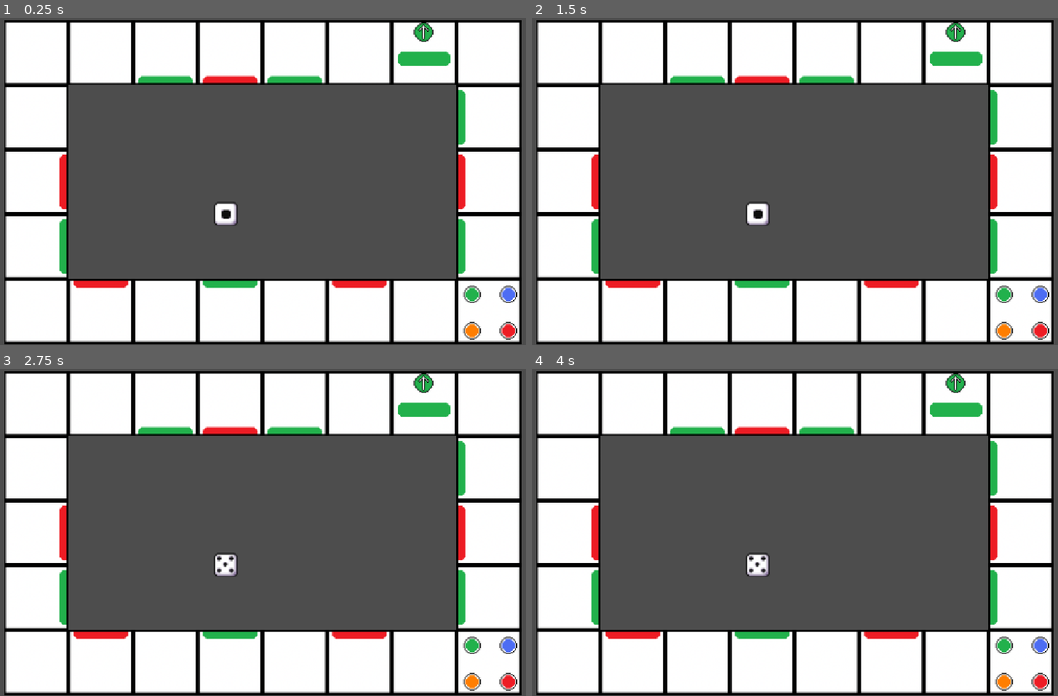
Above: before the commit, frames 1-4 (two rows, left to right).
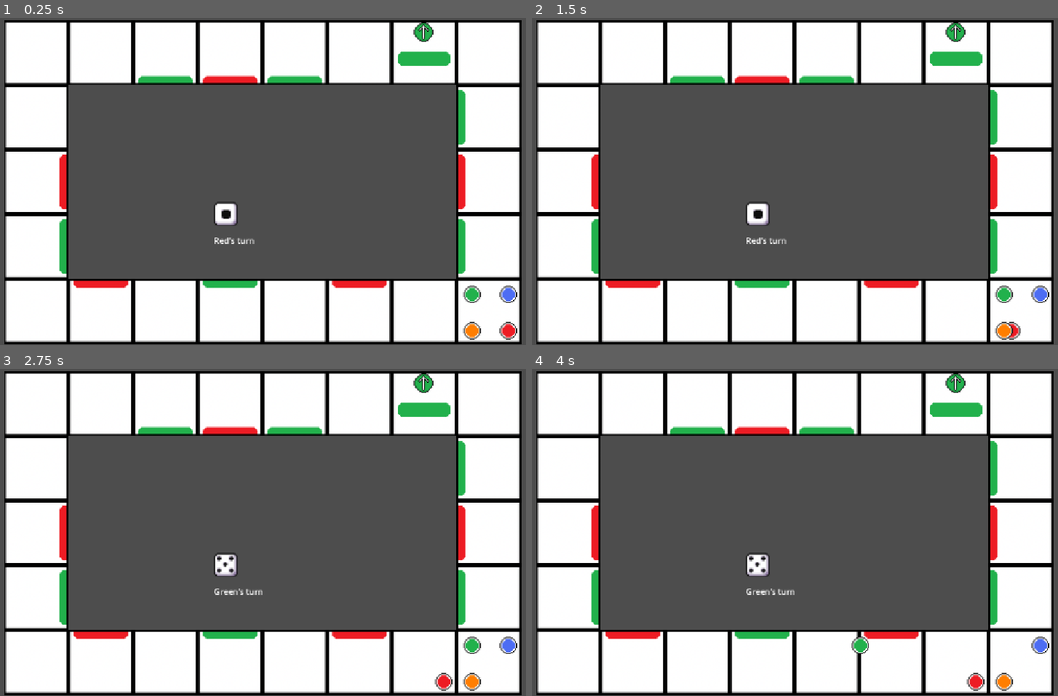
Above: after the commit, the same moments.

Repository: alonn201/Freshbiz
Game: Godot game, scene res://scenes/freshbiz.tscn
The game is run twice, just before and just after one commit, with the same random seed, the same clock (stepped at 60 frames per second) and the same inputs.
Inputs (mouse positions are in pixels of both pictures, inside the frame that each line leads up to):
- Up to frame 1 (0.25 s): no input
- Up to frame 2 (1.5 s): click (758, 214) at 0.5 s
- Up to frame 3 (2.75 s): click (226, 565) at 2 s
- Up to frame 4 (4 s): no input

The runs differ from the first frame. In frame 1, less than 0.1% of the frame differs, in the area x 40-49%, y 67-70%; in frame 2, 0.3%; in frame 3, 0.4%; in frame 4, 0.7%, in the area x 40-99%, y 67-99%.

Commit message:
added movement for all 4 players in turns

Diff:
--- a/scenes/freshbiz.tscn
+++ b/scenes/freshbiz.tscn
@@ -9,7 +9,7 @@
 [ext_resource type="Texture2D" uid="uid://qt6c13guk27" path="res://assets/sprites/map/tile.png" id="6_kwjgc"]
 [ext_resource type="PackedScene" uid="uid://up52bwdhnf03" path="res://scenes/player_red.tscn" id="8_0n31q"]
 [ext_resource type="PackedScene" uid="uid://cwanqu35rlgcb" path="res://scenes/dice.tscn" id="9_0n31q"]
-[ext_resource type="Script" uid="uid://whsecyvf73md" path="res://scripts/players.gd" id="9_1e7li"]
+[ext_resource type="Script" uid="uid://whsecyvf73md" path="res://scripts/player.gd" id="9_1e7li"]
 [ext_resource type="PackedScene" uid="uid://calj64q183fw0" path="res://scenes/spot.tscn" id="10_kwjgc"]
 [ext_resource type="PackedScene" uid="uid://4ca5c2p467pu" path="res://scenes/player_blue.tscn" id="10_rirqy"]
 [ext_resource type="PackedScene" uid="uid://b6nsqkn8ri6b" path="res://scenes/player_orange.tscn" id="12_2eyfx"]
@@ -420,10 +420,16 @@
 position = Vector2(440, 384)
 scale = Vector2(3, 3)
 
+[node name="TurnLabel" type="Label" parent="."]
+offset_left = 416.0
+offset_top = 424.0
+offset_right = 456.0
+offset_bottom = 447.0
+
 [node name="Camera2D" type="Camera2D" parent="."]
 physics_interpolation_mode = 2
 visible = false
 position = Vector2(521, 319)
 
+[connection signal="pressed" from="RollButton" to="." method="_on_texture_button_pressed"]
 [connection signal="pressed" from="RollButton" to="." method="_on_roll_button_pressed"]
-[connection signal="pressed" from="RollButton" to="." method="_on_texture_button_pressed"]
--- a/scripts/freshbiz.gd
+++ b/scripts/freshbiz.gd
@@ -12,23 +12,21 @@
 
 @onready var dice: Node2D = $Dice
 @onready var roll_button: TextureButton = $RollButton
-
-var game_space_red : Array[Spot]
-var game_space_blue : Array[Spot]
-var game_space_orange : Array[Spot]
-var game_space_green : Array[Spot]
-
+@onready var turn_label: Label = $TurnLabel
 
 var rng := RandomNumberGenerator.new()
-var board_one_spaces : int
+var board_one_size : int
 var steps : int
 
 func _ready() -> void:
 	randomize()
-	game_space_red = _build_array("Positions/Red")
-	game_space_blue = _build_array("Positions/Blue")
-	game_space_orange = _build_array("Positions/Orange")
-	game_space_green = _build_array("Positions/Green")
+	Globals.game_space_red = _build_array("Positions/Red")
+	Globals.game_space_blue = _build_array("Positions/Blue")
+	Globals.game_space_orange = _build_array("Positions/Orange")
+	Globals.game_space_green = _build_array("Positions/Green")
+	board_one_size = Globals.game_space_red.size()
+
+	turn_label.text = "Red's turn"
 
 func _build_array(parent_path: String) -> Array[Spot]:
 	var parent := get_node(parent_path) as Node
@@ -38,19 +36,30 @@
 
 	return spots
 
+func current_player() -> Node2D:
+	match Globals.turn_order[Globals.current_turn]:
+		Globals.PLAYER.player_red: return player_red
+		Globals.PLAYER.player_blue: return player_blue
+		Globals.PLAYER.player_orange: return player_orange
+		Globals.PLAYER.player_green: return player_green
+
+	return player_red
+
 func _on_roll_button_pressed() -> void:
 	roll_button.disabled = true
 	steps = rng.randi_range(1, 6)
 
 	await dice.play_roll(steps)
 	await get_tree().create_timer(0.25).timeout
-	await player_red.animate_steps(steps, board_one_spaces, game_space_red)
+	await current_player().animate_steps(steps, board_one_size,current_player())
 
-	match game_space_red[Globals.red_position].condition:
+	match Globals.current_player_location()[Globals.current_player_position()].condition:
 		Condition.State.BAD: _penalty_spot()
 		Condition.State.GOOD: _bonus_spot()
 		Condition.State.TRANSITION: _transition_spot()
 
+	Globals.next_turn()
+	turn_label.text = ["Red", "Green", "Orange", "Blue"][Globals.current_turn] + "'s turn"
 	roll_button.disabled = false
 
 func _penalty_spot() -> void:
--- a/scripts/globals.gd
+++ b/scripts/globals.gd
@@ -5,9 +5,39 @@
 var orange_position : int = 0
 var blue_position   : int = 0
 
-enum PLAYER { RED, GREEN, ORANGE, BLUE}
-var turn_order : Array[PLAYER] = [PLAYER.RED, PLAYER.GREEN, PLAYER.ORANGE, PLAYER.BLUE]
+var game_space_red : Array[Spot]
+var game_space_blue : Array[Spot]
+var game_space_orange : Array[Spot]
+var game_space_green : Array[Spot]
+
+enum PLAYER {player_red, player_green, player_orange, player_blue}
+var turn_order : Array[PLAYER] = [PLAYER.player_red, PLAYER.player_green, PLAYER.player_orange, PLAYER.player_blue]
+
+enum LOCATION {game_space_red, game_space_green, game_space_orange, game_space_blue}
+var player_location : Array[LOCATION] = [LOCATION.game_space_red, LOCATION.game_space_green, LOCATION.game_space_orange, LOCATION.game_space_blue]
+
+enum POSITION {red_position, green_position, orange_position, blue_position}
+var player_position : Array[POSITION] = [POSITION.red_position, POSITION.green_position, POSITION.orange_position, POSITION.blue_position]
+
 var current_turn : int = 0
 
-func _next_turn() -> void:
+func next_turn() -> void:
 	current_turn = wrapi(current_turn + 1, 0, 4)
+
+func current_player_position() -> int:
+	match player_location[current_turn]:
+		POSITION.red_position: return red_position
+		POSITION.blue_position: return blue_position
+		POSITION.orange_position: return orange_position
+		POSITION.green_position: return green_position
+
+	return red_position
+
+func current_player_location() -> Array[Spot]:
+	match player_location[current_turn]:
+		LOCATION.game_space_red: return game_space_red
+		LOCATION.game_space_blue: return game_space_blue
+		LOCATION.game_space_orange: return game_space_orange
+		LOCATION.game_space_green: return game_space_green
+
+	return game_space_red
--- /dev/null
+++ b/scripts/player.gd
@@ -0,0 +1,21 @@
+extends Node
+
+@onready var player_red: Node2D = $"."
+@onready var player_blue: Sprite2D = $"../PlayerBlue"
+@onready var player_orange: Sprite2D = $"../PlayerOrange"
+@onready var player_green: Sprite2D = $"../PlayerGreen"
+
+func animate_steps(step : int, board_one_size : int, cur_player : Node2D) -> void:
+	var temp_pos = Globals.current_player_position()
+	for i in step:
+		temp_pos = wrapi(temp_pos + 1, 0, board_one_size)
+
+		var tw := create_tween()
+		tw.tween_property(cur_player, "position", Globals.current_player_location()[temp_pos].position, 0.15)
+		await get_tree().create_timer(.5).timeout
+
+	match Globals.player_location[Globals.current_turn]:
+		Globals.LOCATION.game_space_red: Globals.red_position = temp_pos
+		Globals.LOCATION.game_space_green: Globals.green_position = temp_pos
+		Globals.LOCATION.game_space_orange: Globals.orange_position = temp_pos
+		Globals.LOCATION.game_space_blue: Globals.blue_position = temp_pos
--- a/scripts/players.gd
+++ /dev/null
@@ -1,10 +0,0 @@
-extends Node
-
-@onready var player_red: Node2D = $"."
-
-func animate_steps(step : int, board_one_spaces : int, game_space : Array[Spot]) -> void:
-	for i in step:
-		Globals.red_position = wrapi(Globals.red_position + 1, 0, board_one_spaces)
-		var tw := create_tween()
-		tw.tween_property(player_red, "position", game_space[Globals.red_position].position, 0.15)
-		await get_tree().create_timer(.5).timeout
Renamed: scripts/players.gd.uid -> scripts/player.gd.uid
